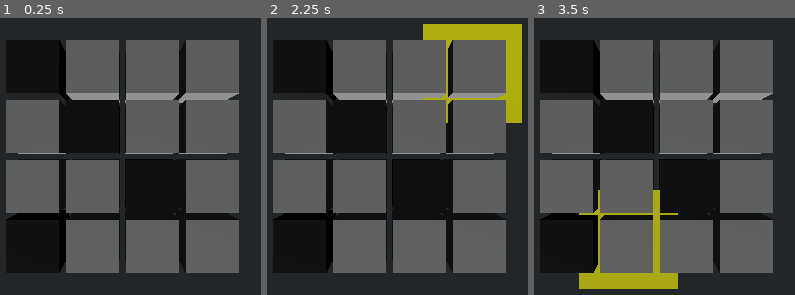
Above: before the commit, frames 1-3 (left to right).
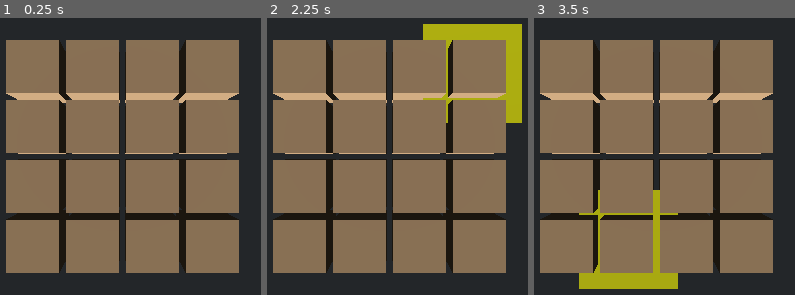
Above: after the commit, the same moments.

Repository: nicoexport/crops
Game: Godot game, scene res://scenes/game.tscn
Same seed, same stepped clock (60 frames per second), same inputs: the game is played once before the commit and once after it.
Inputs (mouse positions are in pixels of both pictures, inside the frame that each line leads up to):
- Up to frame 1 (0.25 s): no input
- Up to frame 2 (2.25 s): tap Enter at 0.5, 2 s; move the mouse to (outside the picture) at 0.52 s; click (outside the picture) at 0.67 s; tap Space at 1.25 s; move the mouse to (outside the picture) at 1.27 s; click (outside the picture) at 1.42 s; move the mouse to (470, 56) at 2.02 s; click (470, 56) at 2.17 s
- Up to frame 3 (3.5 s): tap Space at 2.75 s; move the mouse to (617, 245) at 2.77 s; click (617, 245) at 2.92 s

The runs differ from the first frame. In frame 1, 66% of the frame differs, in the area x 2-92%, y 7-93%; in frame 2, 66%; in frame 3, 66%.

Commit message:
cell material

Diff:
--- /dev/null
+++ b/materials/cell_mat.tres
@@ -0,0 +1,9 @@
+[gd_resource type="ShaderMaterial" format=3 uid="uid://du2q0yar5bnnl"]
+
+[ext_resource type="Shader" uid="uid://btba0dfs7vat5" path="res://shaders/cell.gdshader" id="1_cra31"]
+
+[resource]
+render_priority = 0
+shader = ExtResource("1_cra31")
+shader_parameter/colors = PackedColorArray(0.83, 0.67894, 0.5063, 1, 0.75, 0.589, 0.40499997, 1, 0.61960787, 0.45490196, 0.26666668, 1, 0.47058824, 0.3137255, 0.13725491, 1, 0.2784314, 0.17254902, 0.047058824, 1)
+shader_parameter/irrigation_level = 0
--- a/scenes/game.tscn
+++ b/scenes/game.tscn
@@ -1,6 +1,7 @@
 [gd_scene format=3 uid="uid://b558skwnk2fpj"]
 
 [ext_resource type="Script" uid="uid://crlpaysy4bf1" path="res://scripts/grid_view.gd" id="1_uwrxv"]
+[ext_resource type="Material" uid="uid://du2q0yar5bnnl" path="res://materials/cell_mat.tres" id="2_iywne"]
 [ext_resource type="Resource" uid="uid://dj5s8ewkfeaac" path="res://resources/game_model.tres" id="2_yqjtg"]
 [ext_resource type="Script" uid="uid://cswxft7tfn0c3" path="res://scripts/cell_view.gd" id="3_lbhrr"]
 [ext_resource type="Script" uid="uid://ys4vuvkjx0an" path="res://scripts/interactor.gd" id="3_lnu2h"]
@@ -8,9 +9,6 @@
 [sub_resource type="Environment" id="Environment_iywne"]
 background_mode = 1
 background_color = Color(0.1376, 0.14954665, 0.16, 1)
-
-[sub_resource type="StandardMaterial3D" id="StandardMaterial3D_yqjtg"]
-albedo_color = Color(0, 0, 0, 1)
 
 [node name="Game" type="Node3D" unique_id=1601715690]
 
@@ -25,119 +23,126 @@
 
 [node name="GridView" type="Node3D" parent="." unique_id=639960668]
 script = ExtResource("1_uwrxv")
-cell_material_override = SubResource("StandardMaterial3D_yqjtg")
+cell_material = ExtResource("2_iywne")
 spacing = Vector2(0.125, 0.125)
 model = ExtResource("2_yqjtg")
 
-[node name="@CSGBox3D@38679" type="CSGBox3D" parent="GridView" unique_id=1300258136]
+[node name="@CSGBox3D@67678" type="CSGBox3D" parent="GridView" unique_id=2052574881]
 transform = Transform3D(1, 0, 0, 0, 1, 0, 0, 0, 1, -1.6875, 0, -1.6875)
 use_collision = true
-material = SubResource("StandardMaterial3D_yqjtg")
+material = ExtResource("2_iywne")
 script = ExtResource("3_lbhrr")
 
-[node name="@CSGBox3D@38680" type="CSGBox3D" parent="GridView" unique_id=61637619]
+[node name="@CSGBox3D@67679" type="CSGBox3D" parent="GridView" unique_id=2128212587]
 transform = Transform3D(1, 0, 0, 0, 1, 0, 0, 0, 1, -1.6875, 0, -0.5625)
 use_collision = true
+material = ExtResource("2_iywne")
 script = ExtResource("3_lbhrr")
 y = 1
 
-[node name="@CSGBox3D@38681" type="CSGBox3D" parent="GridView" unique_id=1512022082]
+[node name="@CSGBox3D@67680" type="CSGBox3D" parent="GridView" unique_id=2141752721]
 transform = Transform3D(1, 0, 0, 0, 1, 0, 0, 0, 1, -1.6875, 0, 0.5625)
 use_collision = true
+material = ExtResource("2_iywne")
 script = ExtResource("3_lbhrr")
 y = 2
 
-[node name="@CSGBox3D@38682" type="CSGBox3D" parent="GridView" unique_id=487119421]
+[node name="@CSGBox3D@67681" type="CSGBox3D" parent="GridView" unique_id=278322487]
 transform = Transform3D(1, 0, 0, 0, 1, 0, 0, 0, 1, -1.6875, 0, 1.6875)
 use_collision = true
-material = SubResource("StandardMaterial3D_yqjtg")
+material = ExtResource("2_iywne")
 script = ExtResource("3_lbhrr")
 y = 3
 
-[node name="@CSGBox3D@38683" type="CSGBox3D" parent="GridView" unique_id=880174430]
+[node name="@CSGBox3D@67682" type="CSGBox3D" parent="GridView" unique_id=1092456758]
 transform = Transform3D(1, 0, 0, 0, 1, 0, 0, 0, 1, -0.5625, 0, -1.6875)
 use_collision = true
-material = SubResource("StandardMaterial3D_yqjtg")
+material = ExtResource("2_iywne")
 script = ExtResource("3_lbhrr")
 x = 1
 
-[node name="@CSGBox3D@38684" type="CSGBox3D" parent="GridView" unique_id=526034976]
+[node name="@CSGBox3D@67683" type="CSGBox3D" parent="GridView" unique_id=795104045]
 transform = Transform3D(1, 0, 0, 0, 1, 0, 0, 0, 1, -0.5625, 0, -0.5625)
 use_collision = true
-material = SubResource("StandardMaterial3D_yqjtg")
+material = ExtResource("2_iywne")
 script = ExtResource("3_lbhrr")
 x = 1
 y = 1
 
-[node name="@CSGBox3D@38685" type="CSGBox3D" parent="GridView" unique_id=1617037173]
+[node name="@CSGBox3D@67684" type="CSGBox3D" parent="GridView" unique_id=721432146]
 transform = Transform3D(1, 0, 0, 0, 1, 0, 0, 0, 1, -0.5625, 0, 0.5625)
 use_collision = true
+material = ExtResource("2_iywne")
 script = ExtResource("3_lbhrr")
 x = 1
 y = 2
 
-[node name="@CSGBox3D@38686" type="CSGBox3D" parent="GridView" unique_id=1123517708]
+[node name="@CSGBox3D@67685" type="CSGBox3D" parent="GridView" unique_id=2064295375]
 transform = Transform3D(1, 0, 0, 0, 1, 0, 0, 0, 1, -0.5625, 0, 1.6875)
 use_collision = true
-material = SubResource("StandardMaterial3D_yqjtg")
+material = ExtResource("2_iywne")
 script = ExtResource("3_lbhrr")
 x = 1
 y = 3
 
-[node name="@CSGBox3D@38687" type="CSGBox3D" parent="GridView" unique_id=338230253]
+[node name="@CSGBox3D@67686" type="CSGBox3D" parent="GridView" unique_id=1366874249]
 transform = Transform3D(1, 0, 0, 0, 1, 0, 0, 0, 1, 0.5625, 0, -1.6875)
 use_collision = true
-material = SubResource("StandardMaterial3D_yqjtg")
+material = ExtResource("2_iywne")
 script = ExtResource("3_lbhrr")
 x = 2
 
-[node name="@CSGBox3D@38688" type="CSGBox3D" parent="GridView" unique_id=710980325]
+[node name="@CSGBox3D@67687" type="CSGBox3D" parent="GridView" unique_id=1817335249]
 transform = Transform3D(1, 0, 0, 0, 1, 0, 0, 0, 1, 0.5625, 0, -0.5625)
 use_collision = true
+material = ExtResource("2_iywne")
 script = ExtResource("3_lbhrr")
 x = 2
 y = 1
 
-[node name="@CSGBox3D@38689" type="CSGBox3D" parent="GridView" unique_id=828127263]
+[node name="@CSGBox3D@67688" type="CSGBox3D" parent="GridView" unique_id=635493669]
 transform = Transform3D(1, 0, 0, 0, 1, 0, 0, 0, 1, 0.5625, 0, 0.5625)
 use_collision = true
+material = ExtResource("2_iywne")
 script = ExtResource("3_lbhrr")
 x = 2
 y = 2
 
-[node name="@CSGBox3D@38690" type="CSGBox3D" parent="GridView" unique_id=723074451]
+[node name="@CSGBox3D@67689" type="CSGBox3D" parent="GridView" unique_id=1364832353]
 transform = Transform3D(1, 0, 0, 0, 1, 0, 0, 0, 1, 0.5625, 0, 1.6875)
 use_collision = true
+material = ExtResource("2_iywne")
 script = ExtResource("3_lbhrr")
 x = 2
 y = 3
 
-[node name="@CSGBox3D@38691" type="CSGBox3D" parent="GridView" unique_id=870367046]
+[node name="@CSGBox3D@67690" type="CSGBox3D" parent="GridView" unique_id=1387769703]
 transform = Transform3D(1, 0, 0, 0, 1, 0, 0, 0, 1, 1.6875, 0, -1.6875)
 use_collision = true
-material = SubResource("StandardMaterial3D_yqjtg")
+material = ExtResource("2_iywne")
 script = ExtResource("3_lbhrr")
 x = 3
 
-[node name="@CSGBox3D@38692" type="CSGBox3D" parent="GridView" unique_id=281397994]
+[node name="@CSGBox3D@67691" type="CSGBox3D" parent="GridView" unique_id=1869917601]
 transform = Transform3D(1, 0, 0, 0, 1, 0, 0, 0, 1, 1.6875, 0, -0.5625)
 use_collision = true
-material = SubResource("StandardMaterial3D_yqjtg")
+material = ExtResource("2_iywne")
 script = ExtResource("3_lbhrr")
 x = 3
 y = 1
 
-[node name="@CSGBox3D@38693" type="CSGBox3D" parent="GridView" unique_id=543548331]
+[node name="@CSGBox3D@67692" type="CSGBox3D" parent="GridView" unique_id=1601066625]
 transform = Transform3D(1, 0, 0, 0, 1, 0, 0, 0, 1, 1.6875, 0, 0.5625)
 use_collision = true
+material = ExtResource("2_iywne")
 script = ExtResource("3_lbhrr")
 x = 3
 y = 2
 
-[node name="@CSGBox3D@38694" type="CSGBox3D" parent="GridView" unique_id=36120216]
+[node name="@CSGBox3D@67693" type="CSGBox3D" parent="GridView" unique_id=1130298015]
 transform = Transform3D(1, 0, 0, 0, 1, 0, 0, 0, 1, 1.6875, 0, 1.6875)
 use_collision = true
-material = SubResource("StandardMaterial3D_yqjtg")
+material = ExtResource("2_iywne")
 script = ExtResource("3_lbhrr")
 x = 3
 y = 3
--- a/scripts/grid_view.gd
+++ b/scripts/grid_view.gd
@@ -1,7 +1,7 @@
 @tool
 class_name GridView extends Node3D
 
-@export var cell_material_override: StandardMaterial3D
+@export var cell_material: Material
 
 @export var spacing: Vector2:
 	set(v):
@@ -57,6 +57,7 @@
 			cell_view.position = Vector3(position_2d.x, 0, position_2d.y)
 			cell_view.use_collision = true
 			cell_view.slot_interacted.connect(_on_slot_interacted)
+			cell_view.material = cell_material.duplicate(true)
 			add_child(cell_view)
 			if Engine.is_editor_hint() and scene_owner != null:
 				cell_view.owner = scene_owner
@@ -117,14 +118,15 @@
 	if box != null:
 		# Update the cell appearance based on the value
 		# This is a placeholder; actual implementation may vary
-		if value == 0:
-			box.material = cell_material_override
-		else:
-			box.material = null
+		return
 
 
 func _on_irrigation_changed(x: int, y: int, level: int):
 	print("irrigation changed at ", str(x), " : ", str(y), " to level ", str(level))
+	var index = y + x * model.height
+	var box = get_child(index) as CSGBox3D
+	if box != null:
+		(box.material as ShaderMaterial).set_shader_parameter("irrigation_level", level)
 
 
 func _on_slot_interacted(x: int, y: int, interaction: BaseInteraction) -> void:
--- /dev/null
+++ b/shaders/cell.gdshader
@@ -0,0 +1,13 @@
+shader_type spatial;
+
+uniform vec4[5] colors: source_color;
+
+uniform int irrigation_level;
+
+void vertex() {
+}
+
+void fragment() {
+	int irrigation = clamp(irrigation_level - 1, 0, 4);
+	ALBEDO = colors[irrigation].xyz;
+}
Not shown, added: shaders/cell.gdshader.uid
